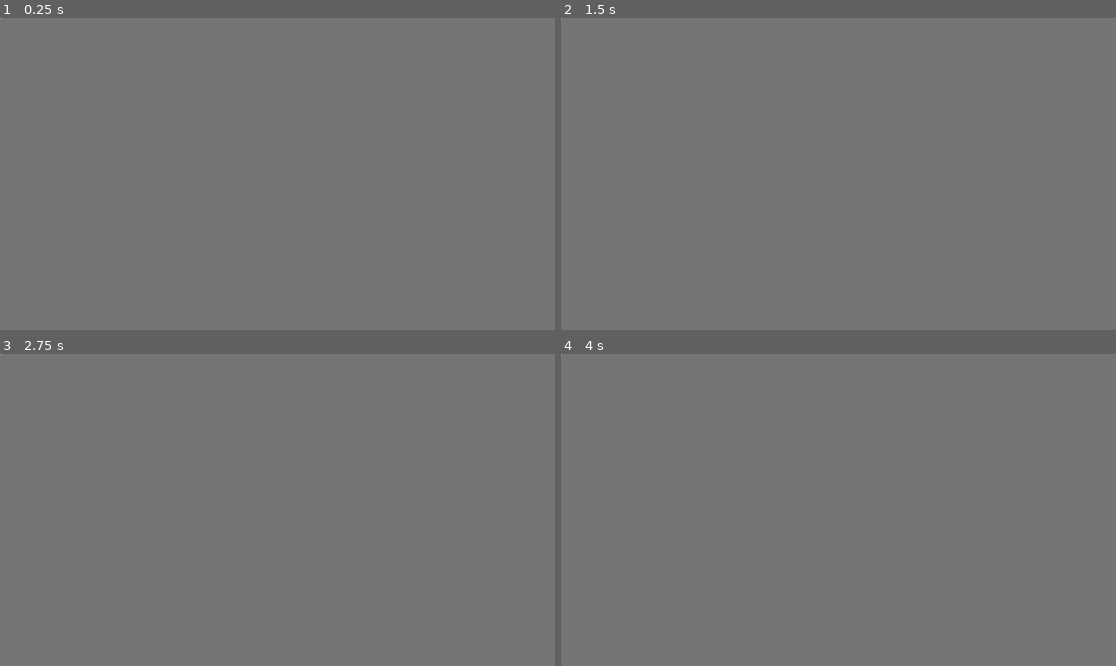
Above: before the commit, frames 1-4 (two rows, left to right).
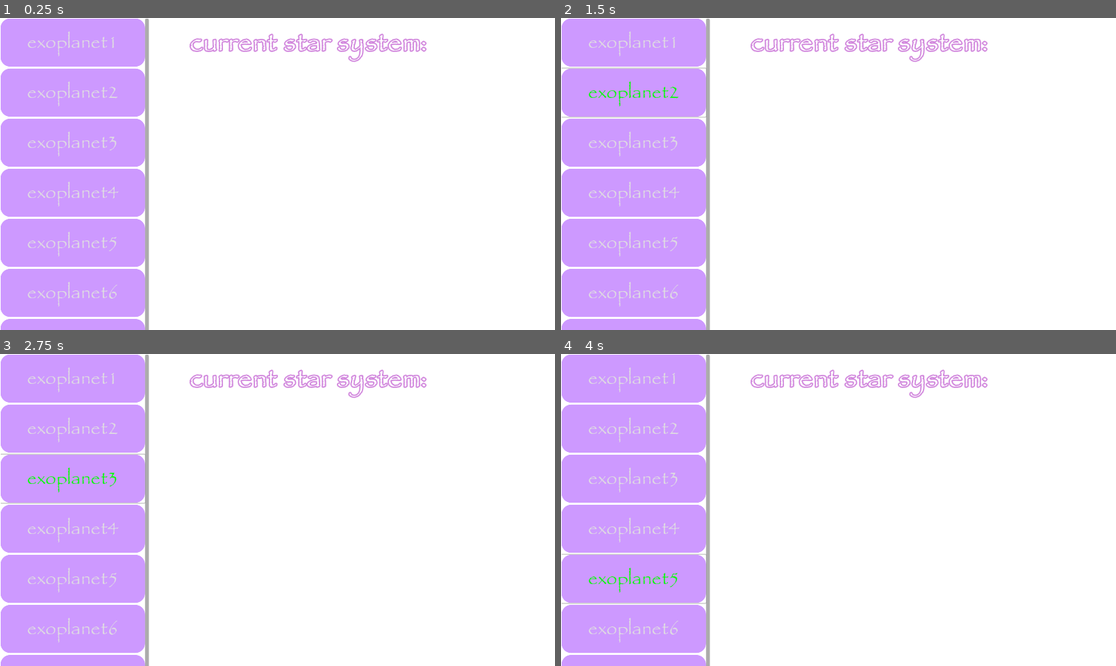
Above: after the commit, the same moments.

Repository: KingsSack/project-xenon-sky
Game: Godot game, scene res://map.tscn
Same seed, same stepped clock (60 frames per second), same inputs: the game is played once before the commit and once after it.
Inputs (mouse positions are in pixels of both pictures, inside the frame that each line leads up to):
- Up to frame 1 (0.25 s): no input
- Up to frame 2 (1.5 s): click (633, 42) at 0.5 s, where only the run after the commit has a clickable "exoplanet1"; click (633, 92) at 1.25 s, where only the run after the commit has a clickable "exoplanet2"
- Up to frame 3 (2.75 s): click (72, 478) at 2 s, where only the run after the commit has a clickable "exoplanet3"
- Up to frame 4 (4 s): click (633, 528) at 2.75 s, where only the run after the commit has a clickable "exoplanet4"; click (633, 578) at 3.5 s, where only the run after the commit has a clickable "exoplanet5"

The runs differ from the first frame. In frame 1, 100% of the frame differs, in the area x 0-100%, y 0-100%; in frame 2, 100%; in frame 3, 100%; in frame 4, 100%.

Commit message:
Add ui to map scene

Diff:
--- a/map.tscn
+++ b/map.tscn
@@ -1,7 +1,8 @@
-[gd_scene load_steps=4 format=3 uid="uid://y46vex5hofai"]
+[gd_scene load_steps=5 format=3 uid="uid://y46vex5hofai"]
 
 [ext_resource type="Script" path="res://scripts/exoplanet_query.gd" id="1_40m28"]
 [ext_resource type="PackedScene" uid="uid://dxr8klbcdq7bj" path="res://star.tscn" id="2_vwx57"]
+[ext_resource type="PackedScene" uid="uid://bnss1urf5ebkf" path="res://ui.tscn" id="3_7frv8"]
 
 [sub_resource type="Environment" id="Environment_7ph6w"]
 background_mode = 2
@@ -21,6 +22,4 @@
 
 [node name="CanvasLayer" type="CanvasLayer" parent="."]
 
-[node name="Panel" type="Panel" parent="CanvasLayer"]
-offset_right = 1458.0
-offset_bottom = 1124.0
+[node name="Control" parent="CanvasLayer" instance=ExtResource("3_7frv8")]
